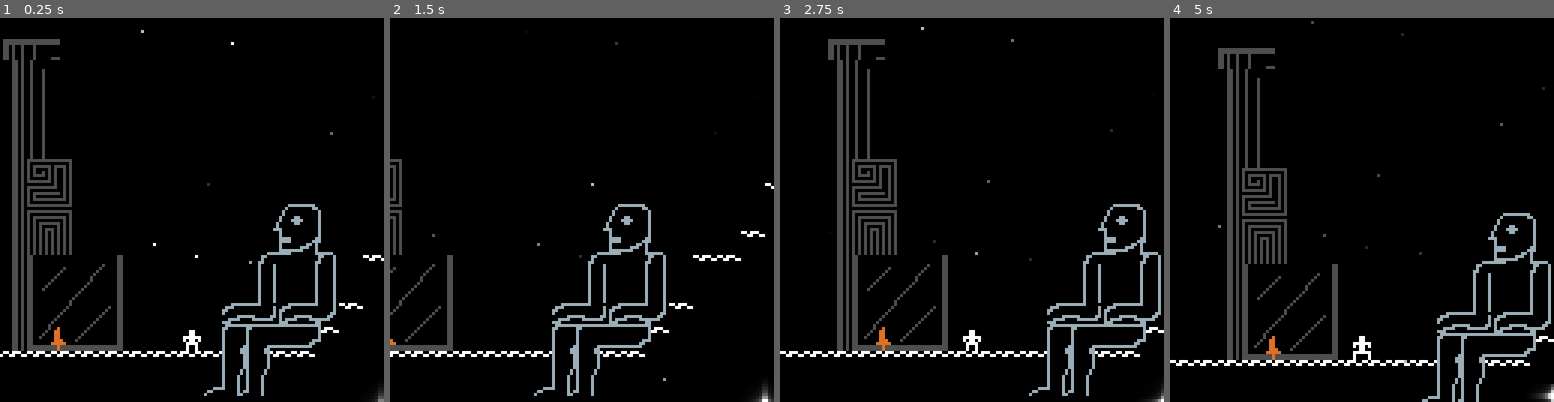
Above: before the commit, frames 1-4 (left to right).
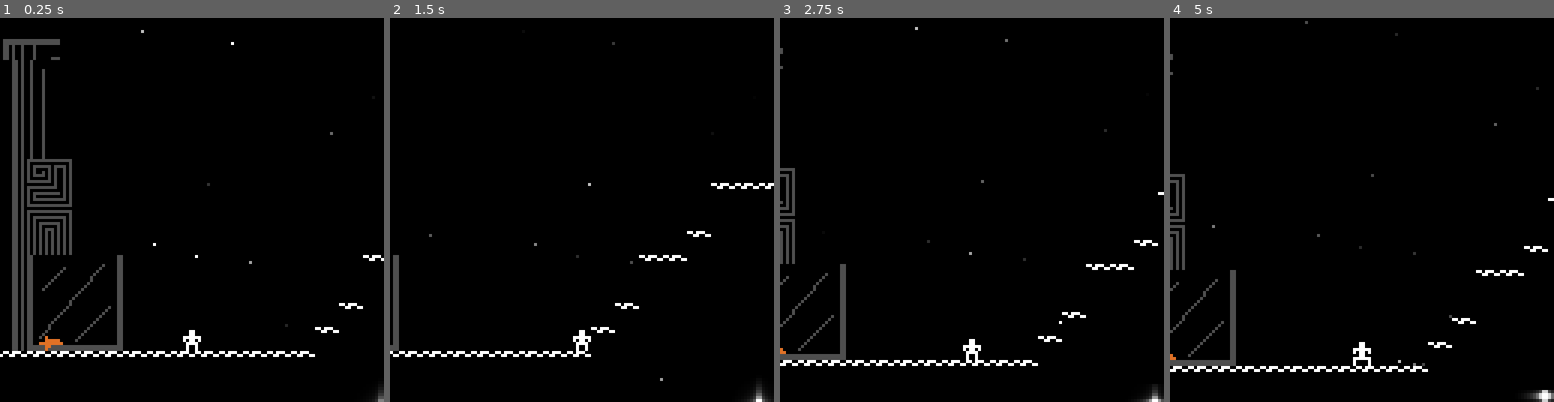
Above: after the commit, the same moments.

Repository: guillesc05/godot-minigame
Game: Godot game, scene res://scenes/scene.tscn
Two runs of this game, one before a commit and one after it. Both use one fixed random seed, a clock stepped at 60 frames per second and the inputs below.
Inputs:
- Up to frame 1 (0.25 s): no input
- Up to frame 2 (1.5 s): hold D (movement-right) from 0.53 s (still down); tap E (grab) at 0.6, 1.35 s; tap Space (movement-jump) at 0.77 s
- Up to frame 3 (2.75 s): tap Space (movement-jump) at 1.52 s; release D (movement-right) at 2.03 s; hold A (movement-left) from 2.03 s (still down); tap E (grab) at 2.1 s
- Up to frame 4 (5 s): release A (movement-left) at 2.78 s; hold D (movement-right) 2.78-4.28 s; tap E (grab) at 2.85, 3.6, 4.35 s; tap Space (movement-jump) at 3.02, 3.77, 4.52 s; hold A (movement-left) from 4.28 s (still down)

The runs differ from the first frame. In frame 1, 2.6% of the frame differs, in the area x 10-88%, y 48-99%; in frame 2, 5.6%; in frame 3, 11%, in the area x 0-100%, y 2-100%; in frame 4, 11%.

Commit message:
spawn statue 1

Diff:
--- a/minigame/scenes/dagger.tscn
+++ b/minigame/scenes/dagger.tscn
@@ -3,14 +3,16 @@
 [ext_resource type="Script" uid="uid://g7clxh7qwvq" path="res://scripts/dagger_component.gd" id="1_5mald"]
 [ext_resource type="Texture2D" uid="uid://cpk5h18rohwhu" path="res://assets/dagger.png" id="1_qwa6k"]
 
-[sub_resource type="RectangleShape2D" id="RectangleShape2D_un7sy"]
-size = Vector2(8, 8)
+[sub_resource type="CapsuleShape2D" id="CapsuleShape2D_5mald"]
+radius = 3.0
+height = 10.0
 
 [node name="dagger" type="RigidBody2D"]
 script = ExtResource("1_5mald")
 
 [node name="CollisionShape2D" type="CollisionShape2D" parent="."]
-shape = SubResource("RectangleShape2D_un7sy")
+rotation = 1.5708
+shape = SubResource("CapsuleShape2D_5mald")
 
 [node name="Sprite2D" type="Sprite2D" parent="."]
 texture = ExtResource("1_qwa6k")
--- a/minigame/scenes/e_key.tscn
+++ b/minigame/scenes/e_key.tscn
@@ -4,5 +4,6 @@
 [ext_resource type="Script" uid="uid://huroka2ra5y7" path="res://scripts/e_key.gd" id="2_cythj"]
 
 [node name="E-key" type="Sprite2D"]
+z_index = 100
 texture = ExtResource("1_jxk47")
 script = ExtResource("2_cythj")
--- a/minigame/scenes/scene.tscn
+++ b/minigame/scenes/scene.tscn
@@ -6,7 +6,6 @@
 [ext_resource type="Script" uid="uid://b6ejlhxuwg644" path="res://scripts/camera_2d.gd" id="5_m7jmp"]
 [ext_resource type="PackedScene" uid="uid://cy6n8mvh07y06" path="res://scenes/dagger.tscn" id="6_ruw3y"]
 [ext_resource type="Script" uid="uid://b703acpckr47w" path="res://scripts/scene_info.gd" id="6_t7and"]
-[ext_resource type="PackedScene" uid="uid://l0bn0mcr5ks3" path="res://scenes/statue.tscn" id="7_ruw3y"]
 
 [node name="Scene" type="Node2D"]
 
@@ -25,7 +24,4 @@
 position = Vector2(0, -180)
 script = ExtResource("6_t7and")
 
-[node name="statue" parent="." instance=ExtResource("7_ruw3y")]
-position = Vector2(73, -21)
-
 [node name="dagger" parent="." instance=ExtResource("6_ruw3y")]
--- a/minigame/scenes/statue.tscn
+++ b/minigame/scenes/statue.tscn
@@ -30,10 +30,8 @@
 "speed": 5.0
 }]
 
-[sub_resource type="RectangleShape2D" id="RectangleShape2D_sxr8y"]
-size = Vector2(19.5, 47.5)
-
 [node name="statue" type="RigidBody2D"]
+z_index = -1
 freeze = true
 
 [node name="AnimatedSprite2D" type="AnimatedSprite2D" parent="."]
@@ -43,9 +41,8 @@
 [node name="ThrowOreComponent" type="Node2D" parent="."]
 script = ExtResource("2_6wwjp")
 
-[node name="CollisionShape2D" type="CollisionShape2D" parent="."]
-position = Vector2(6.75, 12.75)
-shape = SubResource("RectangleShape2D_sxr8y")
+[node name="CollisionShape2D" type="CollisionPolygon2D" parent="."]
+polygon = PackedVector2Array(6, -12, 1, 3, -15, 12, -15, 36, 23, 36, 23, -52)
 
 [node name="oreSpawnPos" type="Node2D" parent="."]
 position = Vector2(5, -22)
--- a/minigame/scenes/tilemap.tscn
+++ b/minigame/scenes/tilemap.tscn
@@ -45,12 +45,13 @@
 sources/1 = SubResource("TileSetAtlasSource_38yc0")
 
 [node name="TILEMAP" type="TileMapLayer"]
-z_index = -1
+z_index = -2
 tile_map_data = PackedByteArray(0, 0, 37, 0, 18, 0, 0, 0, 3, 0, 2, 0, 0, 0, 38, 0, 18, 0, 0, 0, 3, 0, 2, 0, 0, 0, 39, 0, 18, 0, 0, 0, 3, 0, 2, 0, 0, 0, 39, 0, 19, 0, 0, 0, 3, 0, 2, 0, 0, 0, 38, 0, 19, 0, 0, 0, 3, 0, 2, 0, 0, 0)
 tile_set = SubResource("TileSet_yk1nn")
 script = ExtResource("2_v3dip")
 
 [node name="cannon" type="TileMapLayer" parent="."]
 visibility_layer = 524289
+z_index = -2
 tile_map_data = PackedByteArray(0, 0, 0, 0, 249, 255, 1, 0, 0, 0, 1, 0, 0, 0)
 tile_set = SubResource("TileSet_fofut")
--- a/minigame/scripts/camera_2d.gd
+++ b/minigame/scripts/camera_2d.gd
@@ -1,7 +1,9 @@
 extends Camera2D
 @onready var player: CharacterBody2D = $"../Player"
 
-var camYOffset = -38
+const OFFSET = 38
+
+var camYOffset = -OFFSET
 
 func _process(delta: float) -> void:
 	position.x = player.position.x
--- a/minigame/scripts/dagger_component.gd
+++ b/minigame/scripts/dagger_component.gd
@@ -1,5 +1,6 @@
 extends RigidBody2D
 
+var used:bool = false
 
 # Called when the node enters the scene tree for the first time.
 func _ready() -> void:
@@ -14,5 +15,18 @@
 
 
 func _on_body_entered(body: Node) -> void:
-	print(body.name)
-	if body.has_node("ThrowOreComponent"): body.get_node("ThrowOreComponent").instantiateOre()
+	if(!used):
+		print(body.name)
+		if body.has_node("ThrowOreComponent"):
+			body.get_node("ThrowOreComponent").instantiateOre()
+			freeze_mode = RigidBody2D.FREEZE_MODE_KINEMATIC
+			freeze = true
+			$grabbableComponent.queue_free()
+			used = true
+
+			var rot: float = 0
+			if body.scale.x < 0: rot = 180
+
+			rotation_degrees = rot
+
+			var cam = get_viewport().get_camera_2d()
--- a/minigame/scripts/terrain_generator.gd
+++ b/minigame/scripts/terrain_generator.gd
@@ -1,6 +1,6 @@
 extends TileMapLayer
 
-
+@onready var statueRef = preload("res://scenes/statue.tscn")
 
 const MAX_TERRAIN_HEIGHT: int = 120
 const MOUNTAIN_WIDTH: int = 200
@@ -37,3 +37,7 @@
 		set_cell(Vector2i(i + CANNON_BASE_WIDTH, -height), 0, Vector2i(1,0))
 		for j in (height):
 			set_cell(Vector2i(i + CANNON_BASE_WIDTH, -j), 0, Vector2i(1,1))
+		#mountain statue
+	var mountainStatue = statueRef.instantiate()
+	add_sibling.call_deferred(mountainStatue)
+	mountainStatue.position = Vector2(MOUNTAIN_WIDTH* 8, -MAX_TERRAIN_HEIGHT* 8 - 30)
--- a/minigame/scripts/throw_ore_component.gd
+++ b/minigame/scripts/throw_ore_component.gd
@@ -5,6 +5,8 @@
 @onready var oreRef = "res://scenes/mountain_relic.tscn"
 
 const THROW_FORCE:float = 200
+
+var used:bool = false
 
 func _ready() -> void:
 	setOre(oreRef)
@@ -14,6 +16,7 @@
 	oreRef = load(oreToSet)
 
 func instantiateOre():
+	if used: return
 	#instantiate
 	var ore = oreRef.instantiate()
 	#make child of the scene
@@ -29,3 +32,4 @@
 
 
 	sprite.animation = "mouth-opened"
+	used = true
Not shown: 1 places in minigame/scenes/scene.tscn that only renumber resources
Not shown: 1 places in minigame/scenes/statue.tscn that only renumber resources
